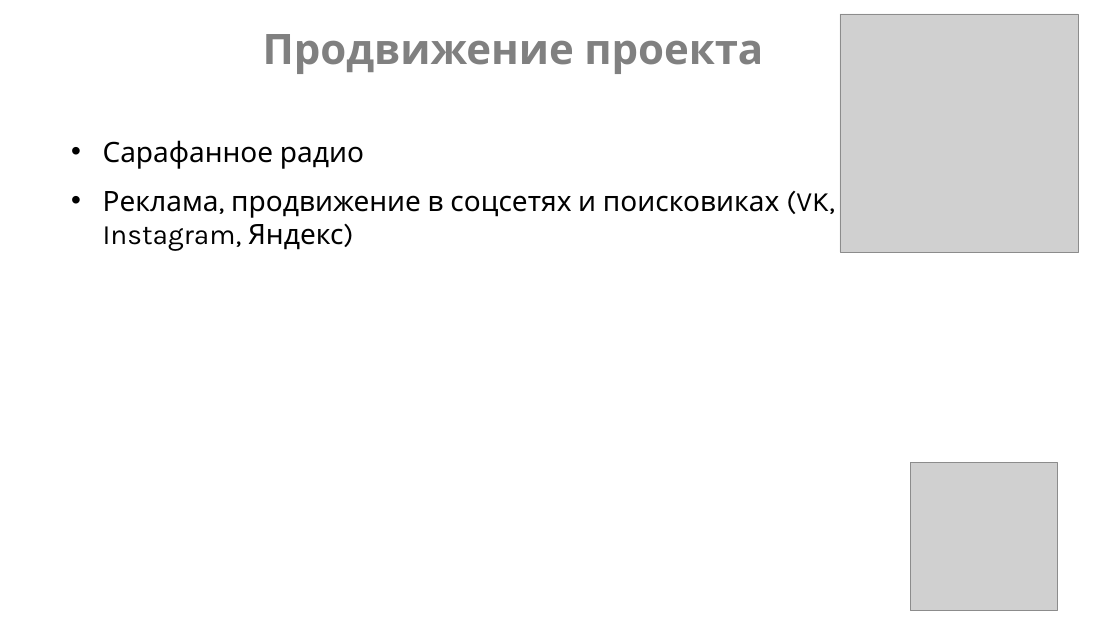
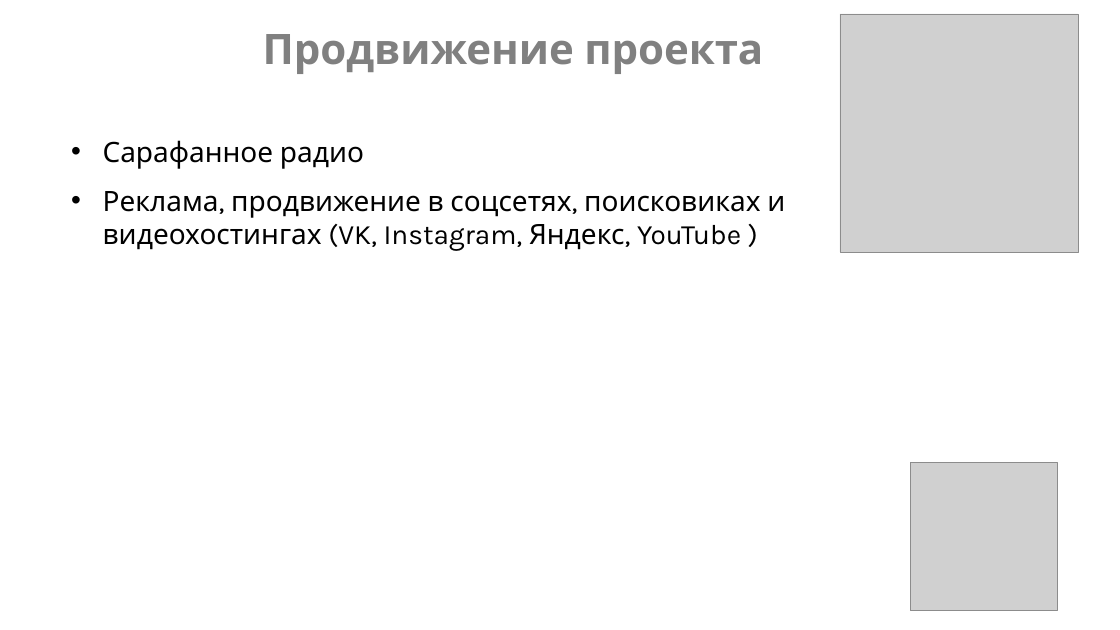
Before and after one commit to baitik-jump/tripadlager, a slide deck: slide 8 of project/no-react/Презентация.pptx. Drawn at 1120x630 pixels with LibreOffice and Linux fonts; fonts in the diff are those of the drawing; grey boxes stand for pictures; background and template pictures are left out. Boxes give left, top, right and bottom in pixels: in the first picture for what was removed or moved away, otherwise in the second. Text is boxed around its words. In the diff, an @@ line names an element or a change of style, - is before the commit and + after.

```diff
--- a/project/no-react/Презентация.pptx
+++ b/project/no-react/Презентация.pptx
@@ text at [103,191,785,251]: text changed @@
-• Реклама, продвижение в соцсетях и поисковиках (VK, Instagram, Яндекс)
+• Реклама, продвижение в соцсетях, поисковиках и видеохостингах (VK, Instagram, Яндекс, YouTube )
```
Also in this commit, not shown: 4 other slides changed, 10 other files.
